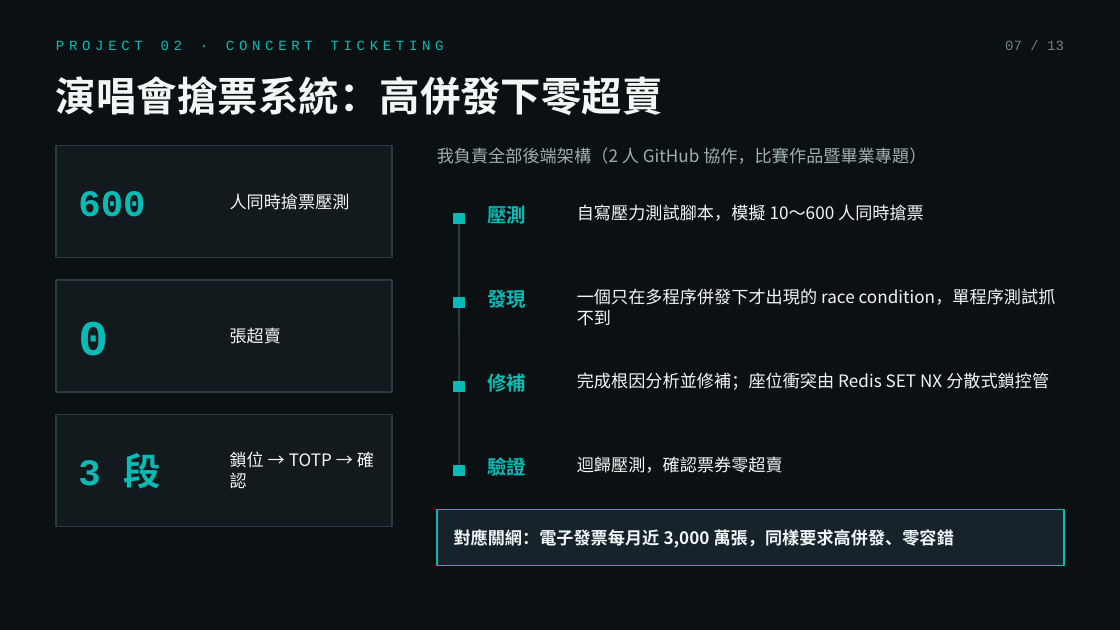
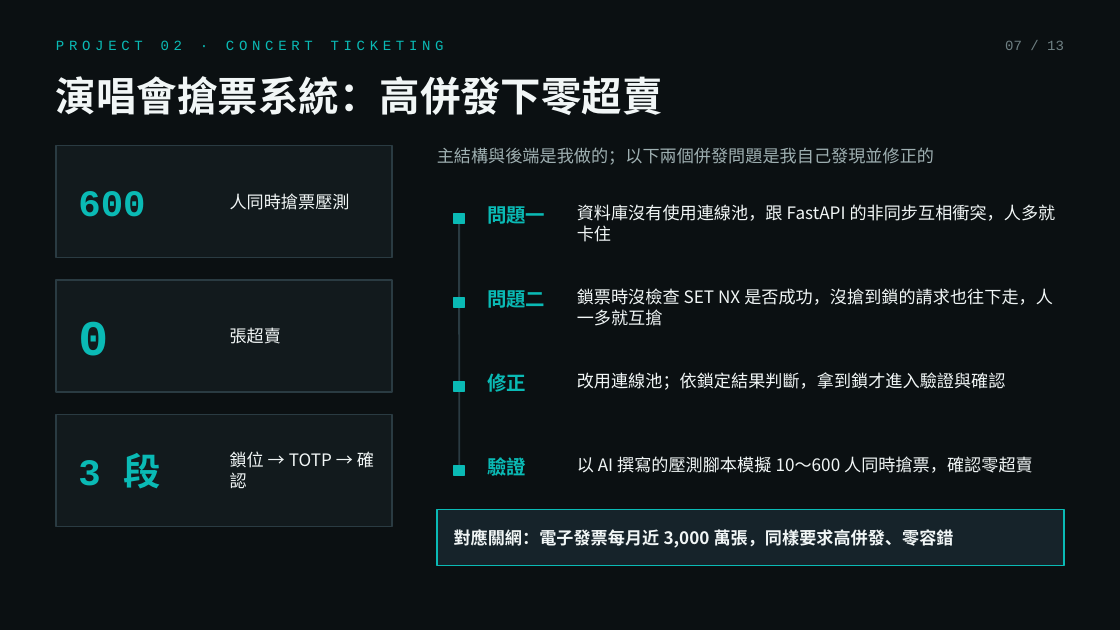
Before and after one commit to cbes502034/GateWeb, a slide deck: slide 7 of 邱冠文_關網AI應用工程師_面試簡報.pptx. Drawn at 1120x630 pixels with LibreOffice and Linux fonts; fonts in the diff are those of the drawing. Boxes give left, top, right and bottom in pixels: in the first picture for what was removed or moved away, otherwise in the second. Text is boxed around its words. In the diff, an @@ line names an element or a change of style, - is before the commit and + after.

```diff
--- a/邱冠文_關網AI應用工程師_面試簡報.pptx
+++ b/邱冠文_關網AI應用工程師_面試簡報.pptx
@@ text at (437, 147, 934, 165): text changed @@
-我負責全部後端架構（2 人 GitHub 協作，比賽作品暨畢業專題）
+主結構與後端是我做的；以下兩個併發問題是我自己發現並修正的
@@ text at (487, 206, 545, 224): text changed @@
-壓測
+問題一
@@ text at (577, 204, 1056, 242): text changed @@
-自寫壓力測試腳本，模擬 10～600 人同時搶票
+資料庫沒有使用連線池，跟 FastAPI 的非同步互相衝突，人多就卡住
@@ text at (487, 290, 545, 308): text changed @@
-發現
+問題二
@@ text at (577, 288, 1053, 326): text changed @@
-一個只在多程序併發下才出現的 race condition，單程序測試抓不到
+鎖票時沒檢查 SET NX 是否成功，沒搶到鎖的請求也往下走，人一多就互搶
@@ text at (487, 373, 526, 392): text changed @@
-修補
+修正
@@ text at (577, 372, 1006, 390): text changed @@
-完成根因分析並修補；座位衝突由 Redis SET NX 分散式鎖控管
+改用連線池；依鎖定結果判斷，拿到鎖才進入驗證與確認
@@ text at (577, 456, 1033, 473): text changed @@
-迴歸壓測，確認票券零超賣
+以 AI 撰寫的壓測腳本模擬 10～600 人同時搶票，確認零超賣
```
Also in this commit, not shown: 2 other slides changed, 2 other files.
